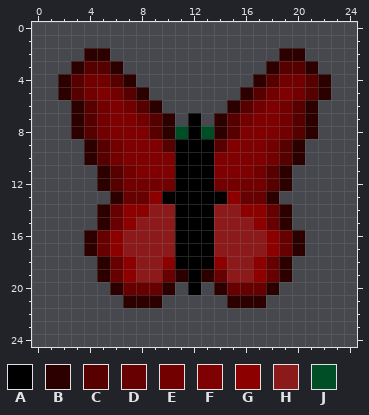
Pixel-art sprite, stored at resources/sprites/gui/enemyType/flying.png. This is how it looked before the edit.
The file is 25x25 pixels. Colours within 5 levels of each other are drawn and written as one.
Palette (. is transparent): A #000000  B #2d0000  C #570000  D #670000  E #720000  F #7f0000  G #8c0000  H #8c1a1a  J #004e25
Pixels before, first column x 2:
 2 ..BB.............BB..
 3 .BCCB...........BCCB.
 4 BCEECB.........BCEECB
 5 BCEFECB.......BCEFECB
 6 .BCEFECB.....BCEFECB.
 7 .BCEFFECB.A.BCEFFECB.
 8 .BCEFFFCBJAJBCFFFECB.
 9 ..BCEFFFCAAACFFFECB..
10 ..BCEFFFFAAAFFFFECB..
11 ...BCEFFFAAAFFFECB...
12 ...BCEEEEAAAEEEECB...
13 ....BDDGAAAAAGDDB....
14 ...BDGGHHAAAHHGGDB...
15 ...BDGHHHAAAHHHGDB...
16 ..BDGHHHHAAAHHHHGDB..
17 ..BDGHHHHAAAHHHHGDB..
18 ...BDGHHGAAAGHHGDB...
19 ...BDGHHDBABDHHGDB...
20 ....BDDDB.A.BDDDB....
21 .....BBB.....BBB.....
Now the later version:
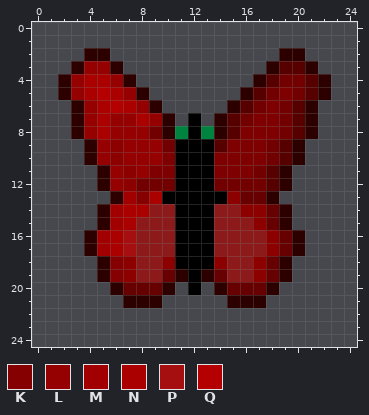
Colours new in this view: K #850000  L #950000  M #a20000  N #aa0000  P #a50f0f  Q #b40000
Diff:
colour J: #004e25 -> #00833e
Changed rows in their new state; - is a pixel that keeps its letter.
first column x 3:
 3 -LL-----
 4 LNNL----
 5 LNQNL---
 6 -LNQNL--
 7 -LNLLNL-
 8 -LNLLLE-
 9 --LGLLLE
10 --LGLLL-
11 ---LGL--
12 ---LG---
13 ----MKN-
14 ---MNN--
15 ---MN---
16 --MNP---
17 --MNP---
18 ---K----
19 ---K----
Where, in picture pixels (left, top, right, bottom), the same in both pictures:
changed: (71, 61, 214, 282)
